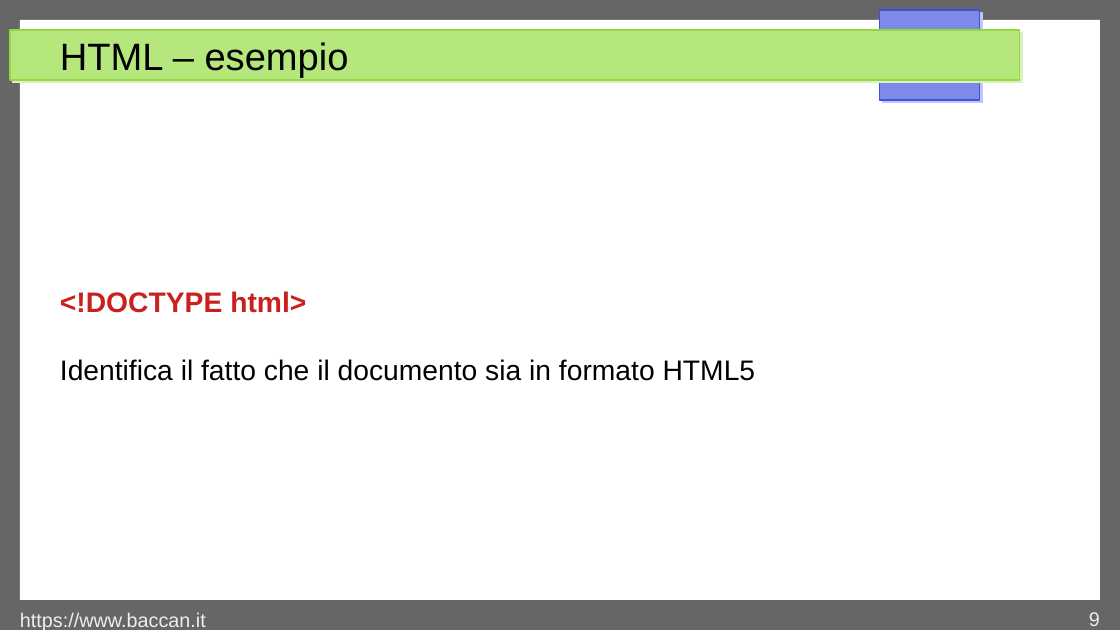
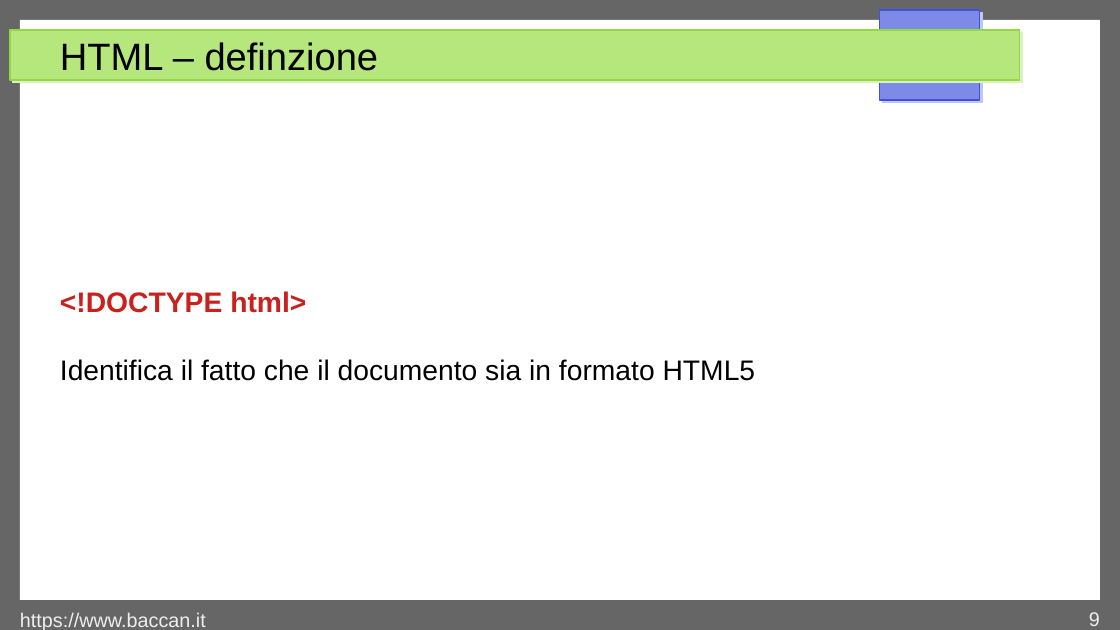
Before and after one commit to matteobaccan/CorsoHTML, a slide deck: slide 9 of Chapter_html.odp. Drawn at 1120x630 pixels with LibreOffice and Linux fonts; fonts in the diff are those of the drawing. Boxes give left, top, right and bottom in pixels: in the first picture for what was removed or moved away, otherwise in the second. Text is boxed around its words. In the diff, an @@ line names an element or a change of style, - is before the commit and + after.

```diff
--- a/Chapter_html.odp
+++ b/Chapter_html.odp
@@ title at <box>60,42,379,71</box>: text changed @@
-HTML – esempio
+HTML – definzione
```
Also in this commit, not shown: 9 other slides changed, 15 slides added, 9 other files.
